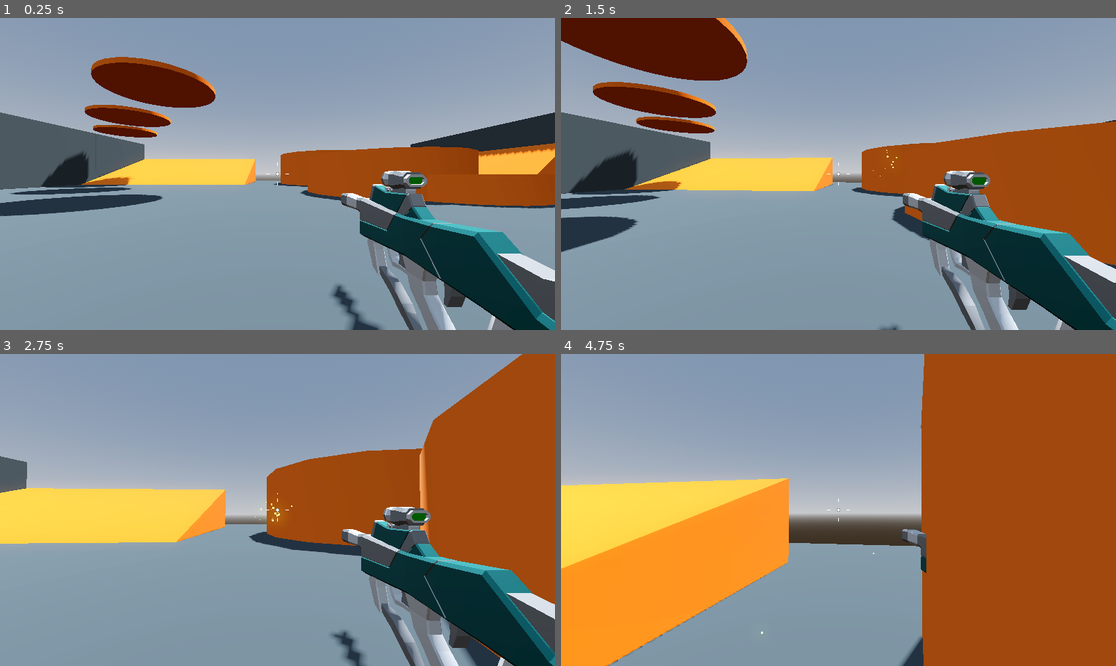
Above: before the commit, frames 1-4 (two rows, left to right).
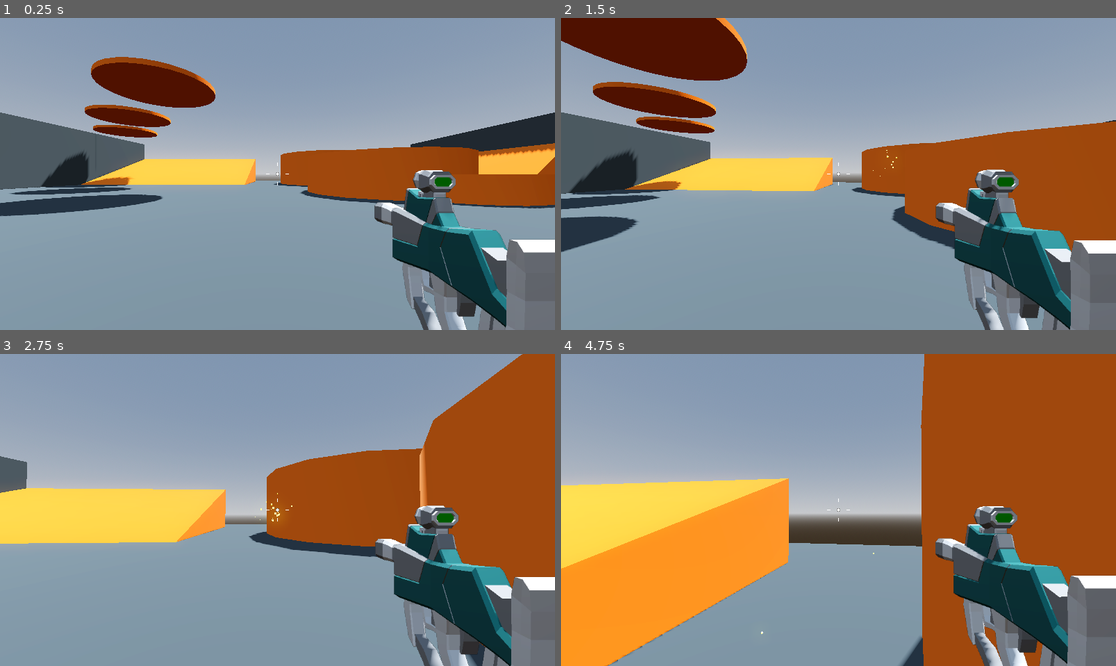
Above: after the commit, the same moments.

Repository: DTNevaeha/Shootout
Game: Godot game, scene res://Levels/SandBox.tscn
Same seed, same stepped clock (60 frames per second), same inputs: the game is played once before the commit and once after it.
Inputs (mouse positions are in pixels of both pictures, inside the frame that each line leads up to):
- Up to frame 1 (0.25 s): no input
- Up to frame 2 (1.5 s): tap Enter at 0.5 s; move the mouse to (866, 174) at 0.52 s; press the mouse at (866, 174) at 0.53 s; hold W (move_forward) from 0.53 s (still down); tap Space (jump) at 0.77 s; move the mouse to (810, 174) at 1.27 s; release the mouse at (810, 174) at 1.28 s; click (810, 174) at 1.35 s
- Up to frame 3 (2.75 s): keep holding W (move_forward); tap Space (jump) at 1.52 s; move the mouse to (288, 503) at 2.02 s; press the mouse at (288, 503) at 2.03 s
- Up to frame 4 (4.75 s): keep holding W (move_forward); move the mouse to (832, 516) at 2.77 s; release the mouse at (832, 516) at 2.78 s; click (832, 516) at 2.85 s; tap Space (jump) at 3.02, 3.77, 4.52 s; move the mouse to (877, 513) at 3.52 s; press the mouse at (877, 513) at 3.53 s; move the mouse to (794, 506) at 4.27 s; release the mouse at (794, 506) at 4.28 s; click (794, 506) at 4.35 s

The runs differ from the first frame. In frame 1, 9.7% of the frame differs, in the area x 59-100%, y 48-100%; in frame 2, 9.3%; in frame 3, 9.4%; in frame 4, 10%, in the area x 61-100%, y 48-100%.

Commit message:
Weapons no longer clip into objects

Diff:
--- a/Player/player.tscn
+++ b/Player/player.tscn
@@ -23,9 +23,32 @@
 [node name="SmoothCamera" type="Camera3D" parent="CameraPivot"]
 transform = Transform3D(1, 0, 0, 0, 1, 0, 0, 0, 1, 0, 0.3, 0)
 top_level = true
+cull_mask = 1048573
 script = ExtResource("2_wxyhh")
 
 [node name="SMG" parent="CameraPivot/SmoothCamera" instance=ExtResource("3_ns35k")]
+
+[node name="RemoteTransform3D" type="RemoteTransform3D" parent="CameraPivot/SmoothCamera"]
+remote_path = NodePath("../../../SubViewportContainer/SubViewport/WeaponCamera")
+
+[node name="SubViewportContainer" type="SubViewportContainer" parent="."]
+anchors_preset = 15
+anchor_right = 1.0
+anchor_bottom = 1.0
+grow_horizontal = 2
+grow_vertical = 2
+stretch = true
+
+[node name="SubViewport" type="SubViewport" parent="SubViewportContainer"]
+transparent_bg = true
+handle_input_locally = false
+size = Vector2i(1152, 648)
+render_target_update_mode = 4
+
+[node name="WeaponCamera" type="Camera3D" parent="SubViewportContainer/SubViewport"]
+transform = Transform3D(1, 0, 0, 0, 1, 0, 0, 0, 1, 0, 0.3, 0)
+cull_mask = 2
+fov = 40.0
 
 [node name="CenterContainer" type="CenterContainer" parent="."]
 anchors_preset = 15
--- a/Weapons/SMG.tscn
+++ b/Weapons/SMG.tscn
@@ -31,10 +31,38 @@
 weapon_mesh = NodePath("SMG")
 
 [node name="SMG" parent="." index="1" instance=ExtResource("2_1pp2t")]
-transform = Transform3D(1, 0, 0, 0, 1, 0, 0, 0, 1, 0.714, -0.302, -1)
+transform = Transform3D(1, 0, 0, 0, 1, 0, 0, 0, 1, 0.714, -0.302, -1.8)
+
+[node name="Suppressors_003" parent="SMG" index="0"]
+layers = 2
+
+[node name="Part_024" parent="SMG" index="1"]
+layers = 2
+
+[node name="Rail_009" parent="SMG" index="2"]
+layers = 2
+
+[node name="Grip_017" parent="SMG" index="3"]
+layers = 2
+
+[node name="Charger_011" parent="SMG" index="4"]
+layers = 2
+
+[node name="Scope_016" parent="SMG" index="5"]
+layers = 2
+
+[node name="Part_029" parent="SMG" index="6"]
+layers = 2
+
+[node name="Part_030" parent="SMG" index="7"]
+layers = 2
+
+[node name="Gun butt_012" parent="SMG" index="8"]
+layers = 2
 
 [node name="MuzzleFlash" type="GPUParticles3D" parent="." index="3"]
-transform = Transform3D(1, 0, 0, 0, 1, 0, 0, 0, 1, 0.706353, -0.274887, -2.09624)
+transform = Transform3D(1, 0, 0, 0, 1, 0, 0, 0, 1, 0.706, -0.275, -2.9)
+layers = 2
 material_override = SubResource("StandardMaterial3D_y64vi")
 cast_shadow = 0
 emitting = false
@@ -45,3 +73,5 @@
 local_coords = true
 process_material = SubResource("ParticleProcessMaterial_nhs6j")
 draw_pass_1 = SubResource("BoxMesh_wwp17")
+
+[editable path="SMG"]
--- a/Weapons/sparks.tscn
+++ b/Weapons/sparks.tscn
@@ -21,6 +21,21 @@
 
 [sub_resource type="BoxMesh" id="BoxMesh_j3pcr"]
 size = Vector3(0.1, 0.1, 0.1)
+
+[sub_resource type="Animation" id="Animation_dmwba"]
+length = 0.001
+tracks/0/type = "value"
+tracks/0/imported = false
+tracks/0/enabled = true
+tracks/0/path = NodePath(".:emitting")
+tracks/0/interp = 1
+tracks/0/loop_wrap = true
+tracks/0/keys = {
+"times": PackedFloat32Array(0),
+"transitions": PackedFloat32Array(1),
+"update": 1,
+"values": [false]
+}
 
 [sub_resource type="Animation" id="Animation_ttkwa"]
 resource_name = "Spark"
@@ -52,21 +67,6 @@
 }]
 }
 
-[sub_resource type="Animation" id="Animation_dmwba"]
-length = 0.001
-tracks/0/type = "value"
-tracks/0/imported = false
-tracks/0/enabled = true
-tracks/0/path = NodePath(".:emitting")
-tracks/0/interp = 1
-tracks/0/loop_wrap = true
-tracks/0/keys = {
-"times": PackedFloat32Array(0),
-"transitions": PackedFloat32Array(1),
-"update": 1,
-"values": [false]
-}
-
 [sub_resource type="AnimationLibrary" id="AnimationLibrary_fjvnh"]
 _data = {
 "RESET": SubResource("Animation_dmwba"),
